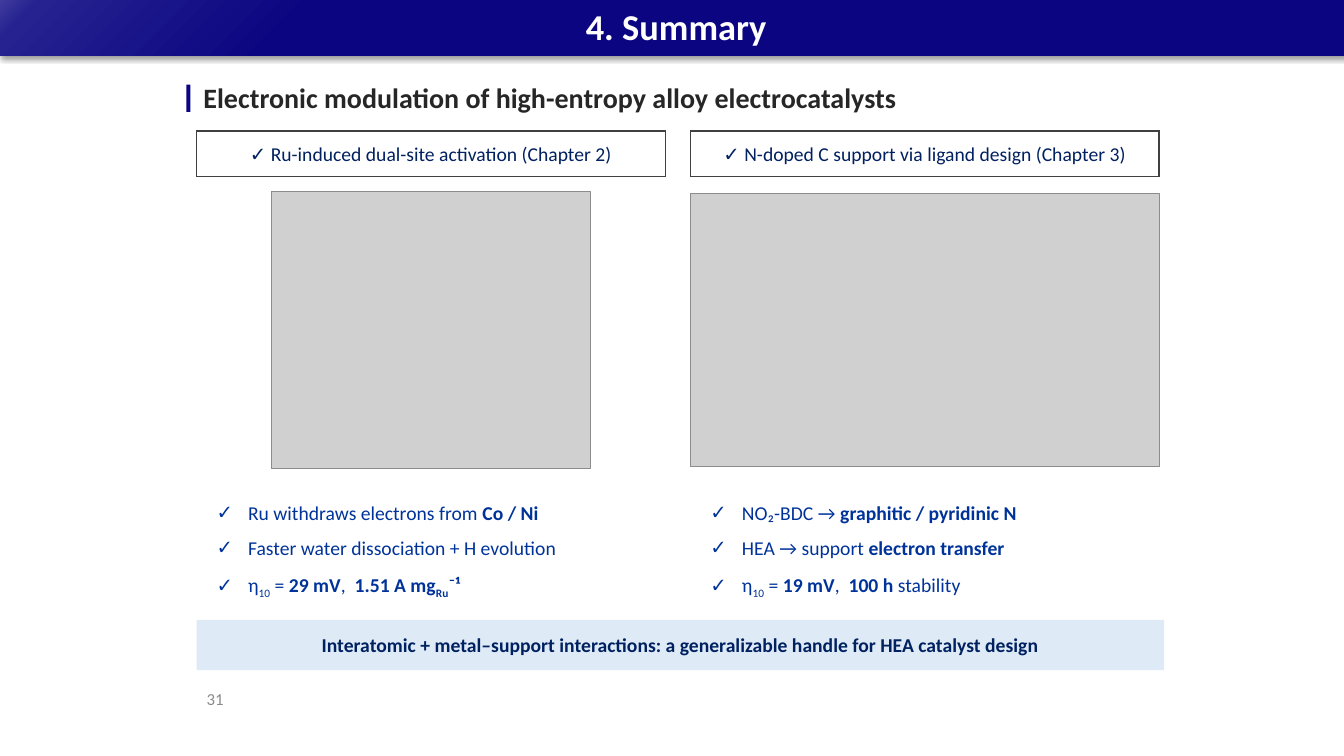
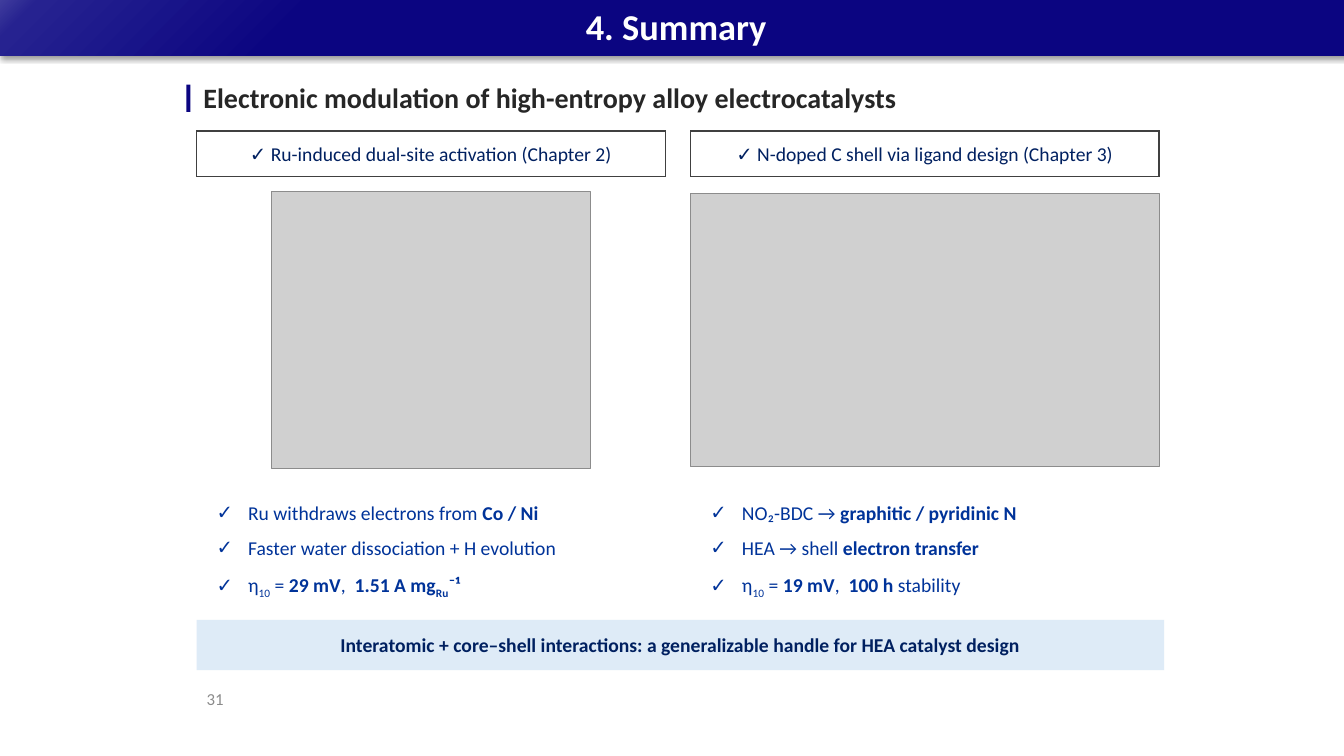
Before and after one commit to limsj0204/letter, a slide deck: slide 31 of 학위논문_디펜스_발표자료.pptx. Drawn at 1344x756 pixels with LibreOffice and Linux fonts; fonts in the diff are those of the drawing; grey boxes stand for pictures. Boxes give left, top, right and bottom in pixels: in the first picture for what was removed or moved away, otherwise in the second. Text is boxed around its words. In the diff, an @@ line names an element or a change of style, - is before the commit and + after.

```diff
--- a/학위논문_디펜스_발표자료.pptx
+++ b/학위논문_디펜스_발표자료.pptx
@@ text in rectangle at bbox=[757, 147, 1113, 165]: text changed @@
-✓ N-doped C support via ligand design (Chapter 3)
+✓ N-doped C shell via ligand design (Chapter 3)
@@ text at bbox=[742, 541, 979, 555]: text changed @@
-✓ HEA → support electron transfer
+✓ HEA → shell electron transfer
@@ text in rectangle at bbox=[340, 638, 1019, 656]: text changed @@
-Interatomic + metal–support interactions: a generalizable handle for HEA catalyst design
+Interatomic + core–shell interactions: a generalizable handle for HEA catalyst design
```
Also in this commit, not shown: 14 other slides changed, 1 other file.
